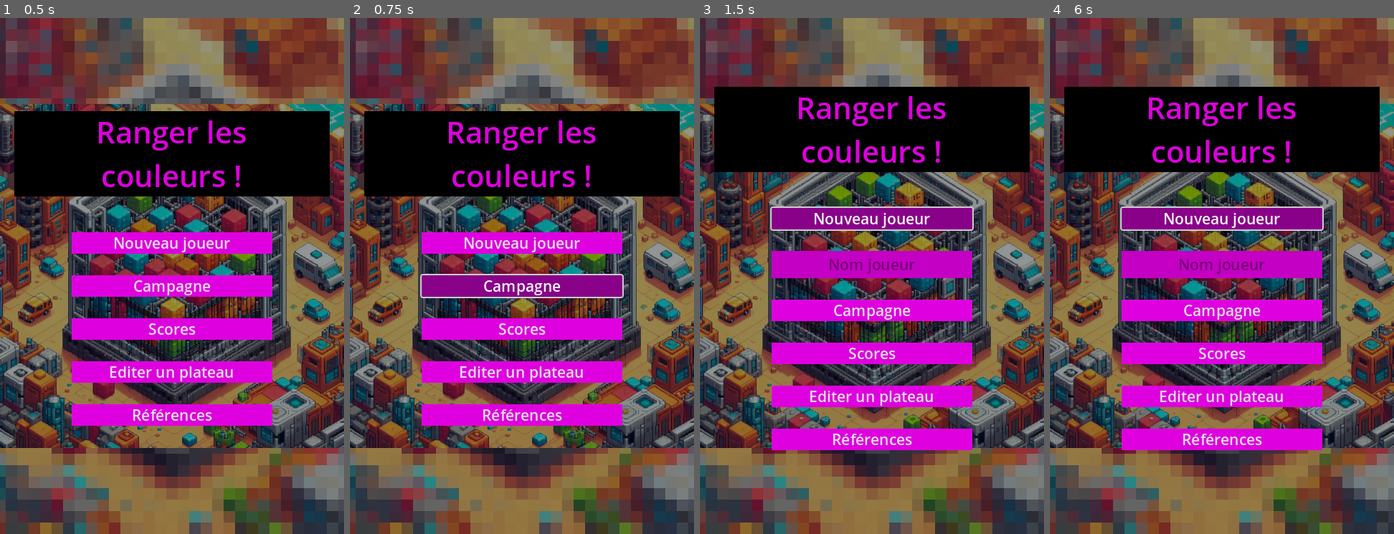
Above: before the commit, frames 1-4 (left to right).
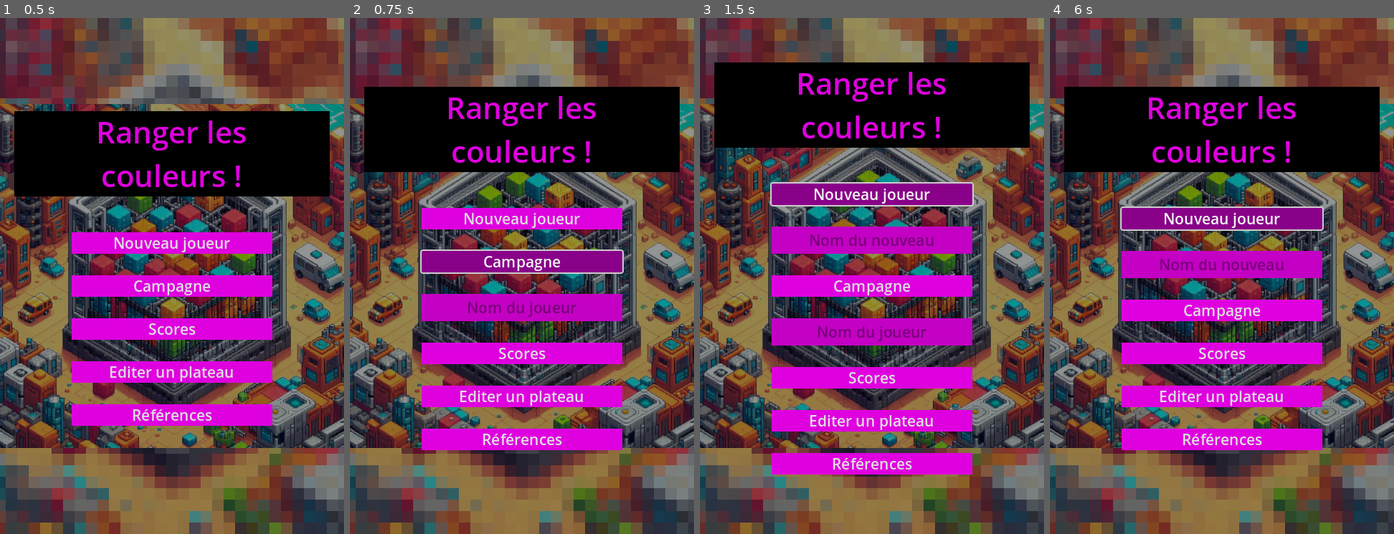
Above: after the commit, the same moments.

Repository: leguims/godot-color-sort-for-anna
Game: Godot game, scene res://Scenes/MenuPrincipal/menu_principal.tscn
Same seed, same stepped clock (60 frames per second), same inputs: the game is played once before the commit and once after it.
Inputs (mouse positions are in pixels of both pictures, inside the frame that each line leads up to):
- Up to frame 1 (0.5 s): no input
- Up to frame 2 (0.75 s): click "Campagne" at 0.5 s
- Up to frame 3 (1.5 s): click "Nouveau joueur" at 1.25 s
- Up to frame 4 (6 s): click "Scores" at 2 s; tap Enter at 2.75 s; move the mouse to (1297, 250) at 2.77 s; click (1297, 250) at 2.92 s; click "Editer un plateau" at 3.5 s; click "Références" at 4.25 s; tap Space at 5 s; move the mouse to (1153, 301) at 5.02 s; click (1153, 301) at 5.17 s; click "Nouveau joueur" at 5.75 s

Frame 1 is identical in both runs. In frame 2, 36% of the frame differs, in the area x 4-96%, y 13-84%; in frame 3, 41%, in the area x 4-96%, y 8-89%; in frame 4, 0.3%.

Commit message:
Reglage bouton pour lancer la campagne

Diff:
--- a/Scenes/Menu/menu.gd
+++ b/Scenes/Menu/menu.gd
@@ -5,8 +5,8 @@
 
 # Called when the node enters the scene tree for the first time.
 func _ready() -> void:
-	GestionScore.initialiser_les_plateaux()
-	GestionScore.lire_sauvegarde_joueurs()
+	#GestionScore.initialiser_les_plateaux()
+	#GestionScore.lire_sauvegarde_joueurs()
 	pass # Replace with function body.
 
 # Called every frame. 'delta' is the elapsed time since the previous frame.
--- a/Scenes/MenuPrincipal/menu_principal.gd
+++ b/Scenes/MenuPrincipal/menu_principal.gd
@@ -32,3 +32,19 @@
 	print("Nouveau joueur : ", nom_nouveau_joueur)
 	if not GestionScore.ajouter_un_nouveau_joueur(nom_nouveau_joueur):
 		print("Erreur : Le nom '" + nom_nouveau_joueur + "' n'est pas libre")
+
+
+
+func _on_bouton_campagne_pressed() -> void:
+	if $Marge/HBoxContainer/VBoxContainer/Marge/VBoxContainer/TexteCampagne.is_visible_in_tree():
+		$Marge/HBoxContainer/VBoxContainer/Marge/VBoxContainer/TexteCampagne.hide()
+	else:
+		$Marge/HBoxContainer/VBoxContainer/Marge/VBoxContainer/TexteCampagne.show()
+
+
+func _on_texte_campagne_text_submitted(nom_joueur: String) -> void:
+	print("Campagne avec le joueur : ", nom_joueur)
+	if not GestionScore.choisir_le_joueur(nom_joueur):
+		print("Erreur : Le nom '" + nom_joueur + "' n'existe pas")
+	else:
+		get_tree().change_scene_to_file("res://Scenes/Principal/principal.tscn")
--- a/Scenes/MenuPrincipal/menu_principal.tscn
+++ b/Scenes/MenuPrincipal/menu_principal.tscn
@@ -118,7 +118,7 @@
 theme_override_colors/font_color = Color(0, 0, 0, 1)
 theme_override_font_sizes/font_size = 21
 theme_override_styles/normal = SubResource("StyleBoxFlat_w06fl")
-placeholder_text = "Nom joueur"
+placeholder_text = "Nom du nouveau"
 alignment = 1
 
 [node name="BoutonCampagne" type="Button" parent="Marge/HBoxContainer/VBoxContainer/Marge/VBoxContainer"]
@@ -128,16 +128,16 @@
 theme_override_styles/normal = SubResource("StyleBoxFlat_mef5e")
 text = "Campagne"
 
-[node name="VBoxContainer" type="VBoxContainer" parent="Marge/HBoxContainer/VBoxContainer/Marge/VBoxContainer/BoutonCampagne"]
-layout_mode = 0
-offset_right = 40.0
-offset_bottom = 40.0
-
-[node name="Marge" type="MarginContainer" parent="Marge/HBoxContainer/VBoxContainer/Marge/VBoxContainer/BoutonCampagne/VBoxContainer"]
+[node name="TexteCampagne" type="LineEdit" parent="Marge/HBoxContainer/VBoxContainer/Marge/VBoxContainer"]
+visible = false
+self_modulate = Color(0.87451, 0, 0.87451, 1)
 layout_mode = 2
-theme_override_constants/margin_left = 20
-theme_override_constants/margin_right = 20
-theme_override_constants/margin_bottom = 20
+theme_override_colors/font_placeholder_color = Color(0.537255, 0, 0.537255, 1)
+theme_override_colors/font_color = Color(0, 0, 0, 1)
+theme_override_font_sizes/font_size = 21
+theme_override_styles/normal = SubResource("StyleBoxFlat_w06fl")
+placeholder_text = "Nom du joueur"
+alignment = 1
 
 [node name="BoutonScores" type="Button" parent="Marge/HBoxContainer/VBoxContainer/Marge/VBoxContainer"]
 layout_mode = 2
@@ -172,5 +172,7 @@
 
 [connection signal="pressed" from="Marge/HBoxContainer/VBoxContainer/Marge/VBoxContainer/BoutonJoueur" to="." method="_on_bouton_joueur_pressed"]
 [connection signal="text_submitted" from="Marge/HBoxContainer/VBoxContainer/Marge/VBoxContainer/TexteJoueur" to="." method="_on_texte_joueur_text_submitted"]
+[connection signal="pressed" from="Marge/HBoxContainer/VBoxContainer/Marge/VBoxContainer/BoutonCampagne" to="." method="_on_bouton_campagne_pressed"]
+[connection signal="text_submitted" from="Marge/HBoxContainer/VBoxContainer/Marge/VBoxContainer/TexteCampagne" to="." method="_on_texte_campagne_text_submitted"]
 [connection signal="pressed" from="Marge/HBoxContainer/VBoxContainer/Marge/VBoxContainer/BoutonScores" to="." method="_on_bouton_scores_pressed"]
 [connection signal="pressed" from="Marge/HBoxContainer/VBoxContainer/Marge/VBoxContainer/BoutonRéférences" to="." method="_on_bouton_références_pressed"]
